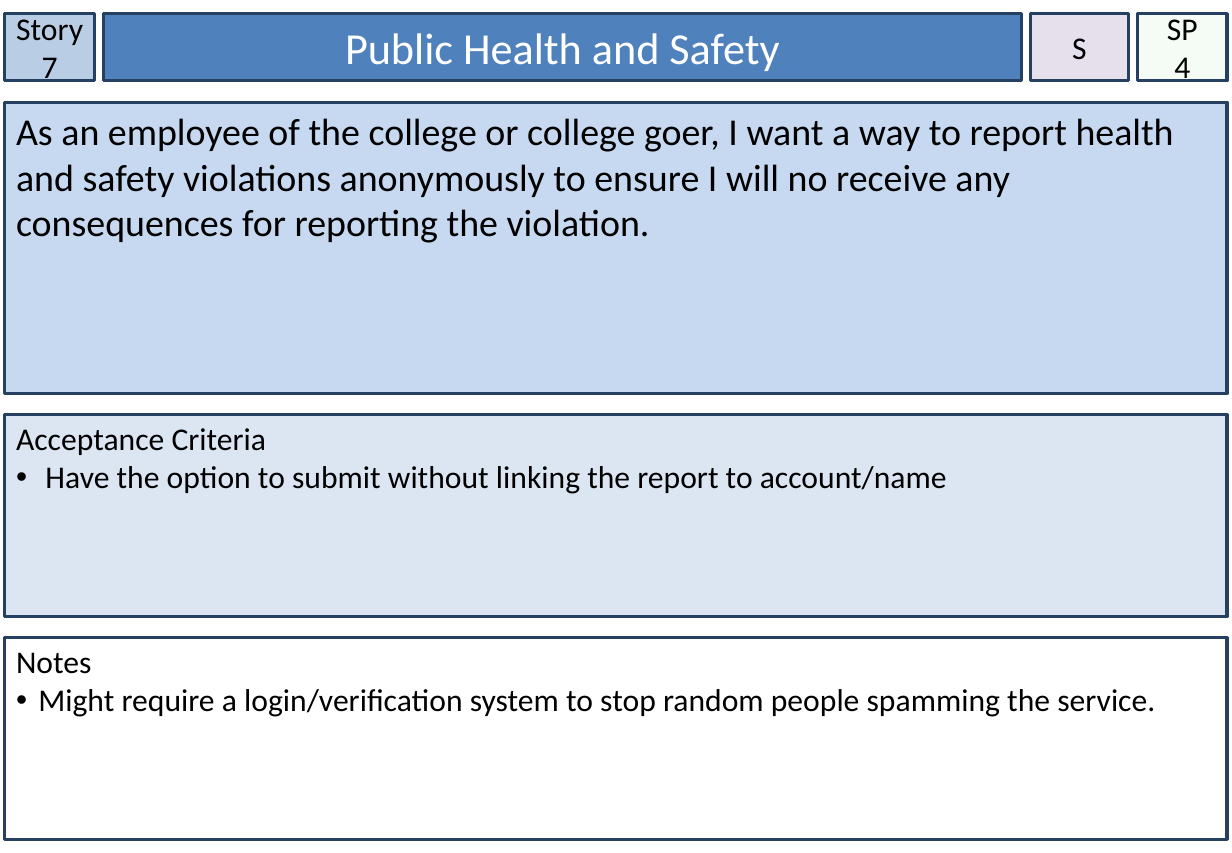
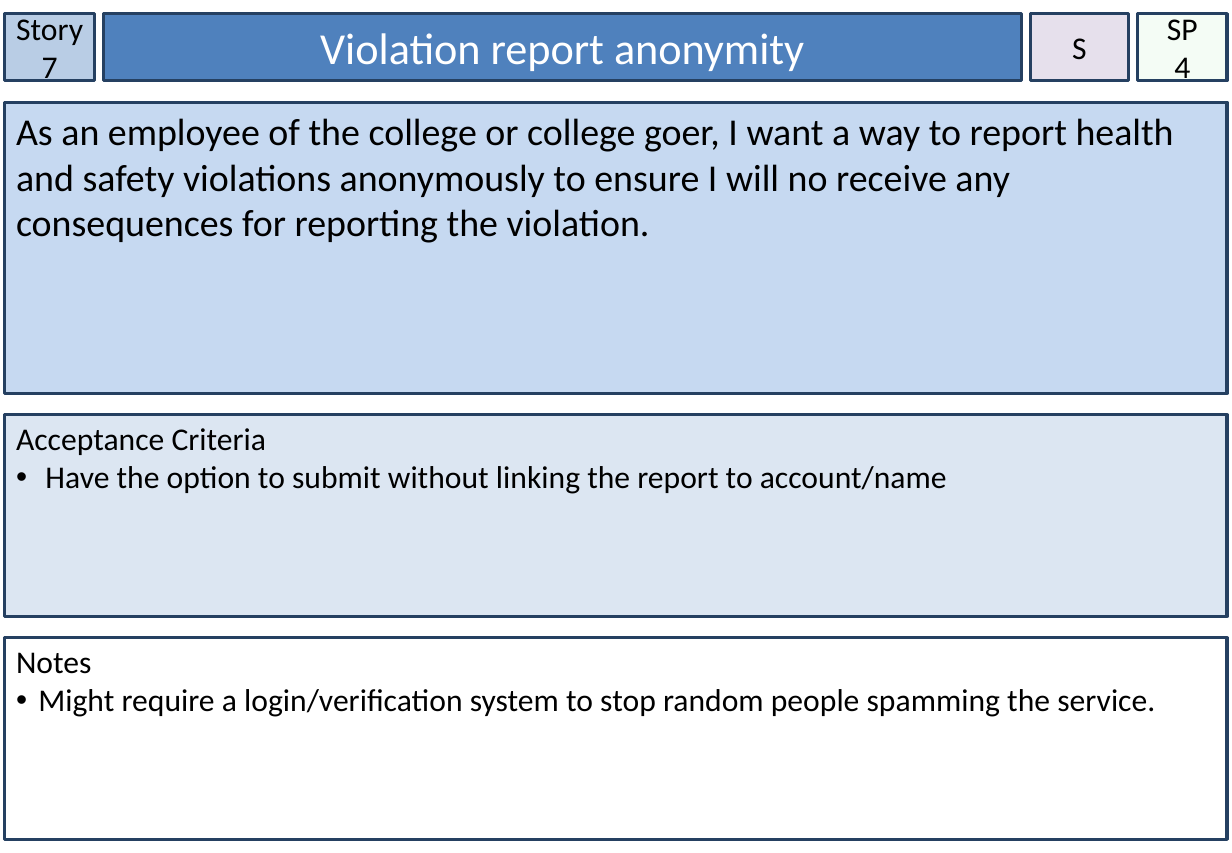
Before and after one commit to knich17/ParkingPermits, a slide deck: slide 8 of Assessment/Story Cards.pptx. Drawn at 1232x853 pixels with LibreOffice and Linux fonts; fonts in the diff are those of the drawing. Boxes give left, top, right and bottom in pixels: in the first picture for what was removed or moved away, otherwise in the second. Text is boxed around its words. In the diff, an @@ line names an element or a change of style, - is before the commit and + after.

```diff
--- a/Assessment/Story Cards.pptx
+++ b/Assessment/Story Cards.pptx
@@ text in rectangle at (x1=320, y1=33, x2=804, y2=71): text changed @@
-Public Health and Safety
+Violation report anonymity
```
Also in this commit, not shown: 5 other slides changed, 4 slides added, 1 slide removed, 2 other files.
